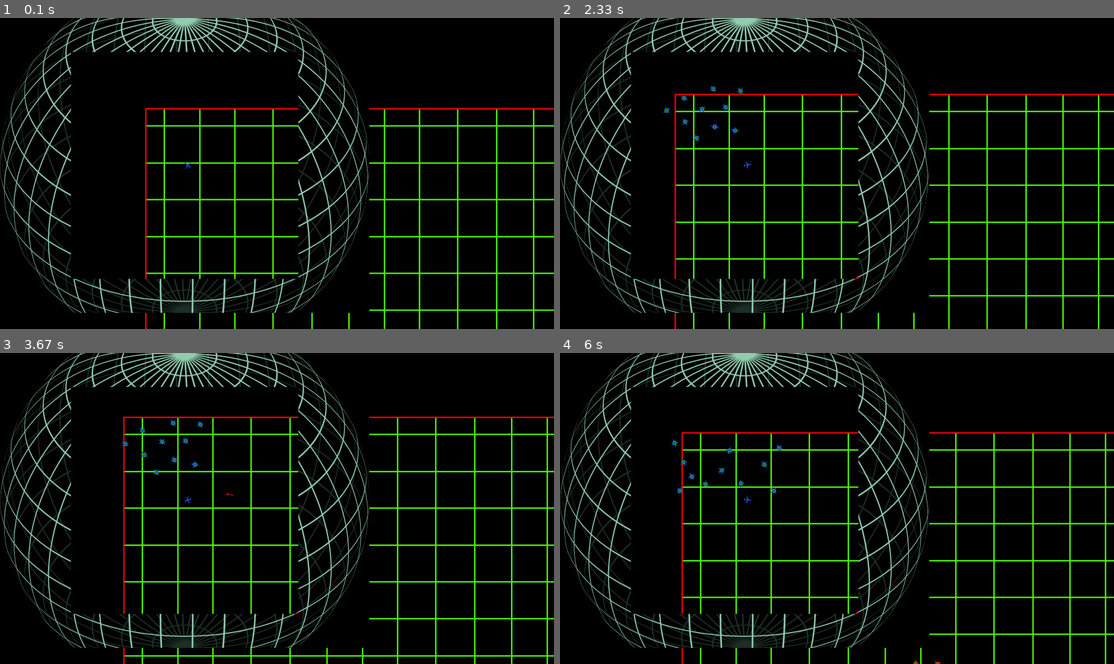
Above: before the commit, frames 1-4 (two rows, left to right).
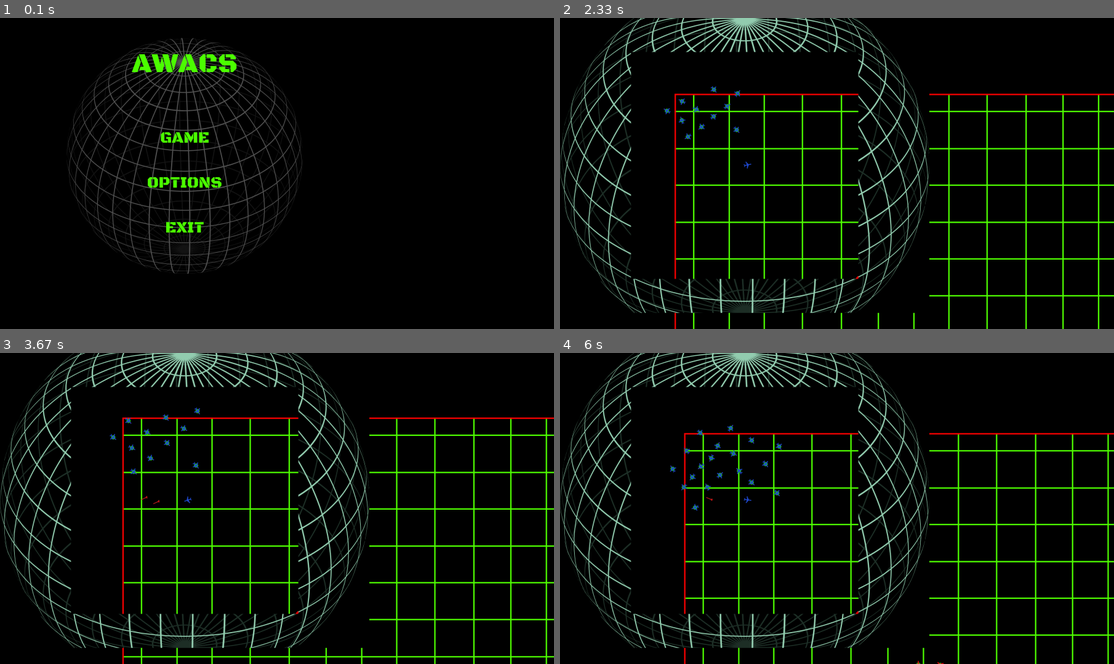
Above: after the commit, the same moments.

Repository: Mi-LeV/AWACS
Game: pygame game, started from main.py
The game is run twice, just before and just after one commit, with the same random seed, the same clock (stepped at 60 frames per second) and the same inputs.
Inputs (mouse positions are in pixels of both pictures, inside the frame that each line leads up to):
- Up to frame 1 (0.1 s): no input
- Up to frame 2 (2.33 s): click (742, 136) at 0.38 s; tap B at 0.67, 1.07, 1.37 s; hold N 1-1.47 s; move the mouse to (637, 164) at 1.03 s; tap K at 1.5, 2.32 s; press the mouse at (654, 204) at 1.87 s; move the mouse to (803, 161) at 1.97 s; release the mouse at (953, 117) at 2.1 s; tap Space at 2.23 s
- Up to frame 3 (3.67 s): tap Space at 2.53 s; press the mouse at (94, 539) at 2.7 s; move the mouse to (105, 514) at 2.8 s; release the mouse at (116, 489) at 2.93 s; press the mouse at (94, 539) at 3.03 s; move the mouse to (260, 539) at 3.13 s; release the mouse at (426, 542) at 3.27 s; press the mouse at (94, 539) at 3.37 s; move the mouse to (99, 533) at 3.47 s; release the mouse at (105, 527) at 3.6 s
- Up to frame 4 (6 s): tap Space at 3.73, 4.07, 4.37, 4.57, 4.87, 5.13, 5.47, 5.9 s; click (726, 533) at 3.77 s; click (1008, 583) at 4.1 s; tap B at 4.15, 5.55 s; click (803, 415) at 4.6 s; tap K at 4.65, 5.98 s; click (698, 561) at 5.17 s; click (632, 452) at 5.5 s; click (1036, 545) at 5.93 s

The runs differ from the first frame. In frame 1, 17% of the frame differs, in the area x 0-100%, y 0-100%; in frame 2, 0.3%; in frame 3, 8.6%; in frame 4, 9.0%.

Commit message:
ajout des options, boucle globale + fix menu et game

Diff:
--- a/classes.py
+++ b/classes.py
@@ -60,7 +60,30 @@
     def spawnGroup(x,y,friendly,number):
         for i in range(number):
             IaPlane(x+randrange(-100,100,30),y+randrange(-100,100,30),friendly)
-
+    @staticmethod
+    def screenReso(format):
+        if var.SCREEN_TYPE == 43:
+            var.SCREEN_LENGHT = 1280
+            var.SCREEN_HEIGHT = 1024
+            return 43
+
+        if var.SCREEN_TYPE == 169:
+            var.SCREEN_LENGHT = 1920
+            var.SCREEN_HEIGHT = 1080
+            return 169
+    @staticmethod
+    def resoSwitch():
+        if var.SCREEN_TYPE == 43:
+            var.SCREEN_TYPE = 169
+            var.SCREEN_LENGHT = 1920
+            var.SCREEN_HEIGHT = 1080
+            return 169
+
+        if var.SCREEN_TYPE == 169:
+            var.SCREEN_TYPE = 43
+            var.SCREEN_LENGHT = 1280
+            var.SCREEN_HEIGHT = 1024
+            return 43
 
 
 class Plane(pygame.sprite.Sprite):
@@ -472,3 +495,16 @@
     def checkclic(self,coords):
         if self.rect.collidepoint(coords):
             exec(self.codeAExec)
+
+class ButtonReso(Button):
+    def __init__(self, image, coords,text, code):
+        super().__init__(image, coords, code)
+        self.text = text
+        self.font = pygame.font.Font('18 ARMY.otf', 40)
+        self.textAff = self.font.render(self.text + str(var.SCREEN_LENGHT)+"x"+str(var.SCREEN_HEIGHT), True, (0,255,0))
+    def tick(self):
+        super().tick()
+        self.textAff = self.font.render(self.text + str(var.SCREEN_LENGHT)+"x"+str(var.SCREEN_HEIGHT), True, (0,255,0))
+
+    def checkclic(self, coords):
+        super().checkclic(coords)
--- a/main.py
+++ b/main.py
@@ -31,172 +31,200 @@
 clock = pygame.time.Clock()
 clock.tick(60)
 
-if var.SCREEN_TYPE == 43:
-    var.SCREEN_LENGHT = 1280
-    var.SCREEN_HEIGHT = 1024
-    overlay = classes.Fond(var.img_overlay43)
-    menu = classes.Fond(var.img_menu43)
-
-if var.SCREEN_TYPE == 169:
-    var.SCREEN_LENGHT = 1920
-    var.SCREEN_HEIGHT = 1080
-    overlay = classes.Fond(var.img_overlay169)
-    menu = classes.Fond(var.img_menu169)
-
-
-
-button1 = classes.Button(var.img_highlbutt,(var.SCREEN_LENGHT/2,var.SCREEN_HEIGHT/2-100),'var.menuLoop=False\nvar.gameLoop=True\n')
-button2 = classes.Button(var.img_highlbutt,(var.SCREEN_LENGHT/2,var.SCREEN_HEIGHT/2+215),'var.menuLoop=False')
-if var.MUSIC:
-    pygame.mixer.init()
-    pygame.mixer.music.load(var.music_top_gun)
-    pygame.mixer.music.play()
-
-while var.menuLoop:
-
-    for event in pygame.event.get():    #On parcours la liste de tous les événements reçus
-        if event.type == QUIT or (event.type == KEYDOWN and event.key == K_ESCAPE):#si on appuie sur la croix de la fenetre ou echap
-            menuLoop = False      #On arrête la boucle
-        if event.type ==MOUSEBUTTONUP and event.button == 1:
-            for bouton in var.buttonList:
-                bouton.checkclic(pygame.mouse.get_pos())
-
-    for objet in var.refreshList:
-        objet.tick()
-    fenetre.blit(menu.image,menu.rect)
-    for bouton in var.buttonList:
-        if bouton.aff:
-            fenetre.blit(bouton.image,bouton.rect)
-    print("menuloop")
-    pygame.display.flip()
-
-##debut des evenements
-var.refreshList = []
-var.buttonList = []
-Player = classes.PlayerPlane(150,200,True)
-fond = classes.Fond(var.img_fond)
-fondNoir = classes.Fond(var.img_fondNoir)
-
-
-if var.MUSIC:
-        pygame.mixer.stop()
-        pygame.mixer.init()
-        pygame.mixer.music.load(var.music_hell_march)
-        pygame.mixer.music.load(var.music_face_the_enemy2)
-        pygame.mixer.music.load(var.music_face_the_enemy1)
-        pygame.mixer.music.load(var.music_bigfoot)
-        pygame.mixer.music.load(var.music_smash)
-        pygame.mixer.music.play()
-
-while var.gameLoop:
-
-    for event in pygame.event.get():    #On parcours la liste de tous les événements reçus
-        if event.type == QUIT or (event.type == KEYDOWN and event.key == K_ESCAPE):#si on appuie sur la croix de la fenetre
-            var.gameLoop = False      #On arrête la boucle
-
-        if event.type == MOUSEBUTTONDOWN and event.button == 1:##clic gauche
-            try:
-                var.playerList[0].shoot()#le 1er player de playerlist tire si la liste est pas vide
-            except IndexError:pass
-        if event.type == KEYDOWN and event.key == K_SPACE:#on crée un nouv player et on le met dans playerlist
-            classes.utility.respawn()
-        if event.type == KEYDOWN and event.key == K_k:#on crée un nouv player et on le met dans playerlist
-            try:var.playerList[0].delete()
-            except IndexError:pass
-        if event.type == KEYDOWN and event.key == K_n:
-            classes.utility.spawnGroup(1000,1000,False,5)
-        if event.type == KEYDOWN and event.key == K_b:
-            classes.utility.spawnGroup(100,100,True,5)
-
-
-    for objet in var.refreshList:#boucle de mouvement
-        objet.turn()# on lance la fonction turn de l'objet
-        objet.tick()#on lance la fonction tick de l'objet
-
-
-    for objet in var.refreshList:
-        objet.rect = objet.image.get_rect(center = (objet.x,objet.y))
-        #on remet les co de l'objet à son centre(évite bug de rotate)
-
-    var.hitList = []
-
-
-    for objet in var.refreshList:
-        for objet2 in var.refreshList:#boucle de test hitbox
-            if pygame.sprite.collide_mask(objet,objet2) and objet != objet2:
-                #si 1 touche 2 et 1 différent de 2
-                if not(type(objet)==classes.Missile and objet.creator == objet2 and objet.timeAlive < 5) and not(type(objet2)==classes.Missile and objet2.creator == objet and objet2.timeAlive < 5):
-                    #si 1 et 2 sont pas des missiles dans la phase d'invincibilité touchant leur créateur
-                    var.hitList.append(objet) #on ajoute l'objet 1 à la hitList
-
-    for objet in var.hitList[::-1]:#boucle delete(on déréférence les objets de toute liste pour pouvoir les supprimer)
-        objet.delete()
-
-    for notif in var.refreshNotifList:
-        notif.tick()
-
-
-    ###########rafraichissement, affichage
-
-    sleep(var.DELAI)#delai graphique
-
-
-
-    try:
-        var.playerList[0].camera.update(var.playerList[0])#on update la position de la caméra
-    except IndexError:pass
-
-    #calcul des icones à afficher
-    try:
-        for objet in var.refreshList: #test si un ennemi est hors de vue du joueur
-            if type(objet) != classes.Missile and objet.friendly != var.playerList[0].friendly:
-                newIconList = list(filter(lambda x: x<-10 or x > var.SCREEN_SIZE+10, var.playerList[0].camera.apply(objet.rect)))
-                if newIconList:
-                    classes.Icon(var.playerList[0].camera.apply((objet.x,objet.y)),"ennemy")#creation de l'icone
-
-            #test si un ami est hors de vue du joueur
-            if type(objet) != classes.Missile and objet.friendly == var.playerList[0].friendly:
-                newIconList = list(filter(lambda x: x<-10 or x > var.SCREEN_SIZE+10, var.playerList[0].camera.apply(objet.rect)))
-                if newIconList:
-                    classes.Icon(var.playerList[0].camera.apply((objet.x,objet.y)),"friend")#creation de l'icone
-    except IndexError:pass
-
-    #####fonds, avions,missiles
-
-    try:
-        fenetre.blit(fondNoir.image,var.playerList[0].camera.apply(fondNoir.rect,-var.MAP_LIMITS/2+var.XCAM_MODIF,-var.MAP_LIMITS/2+var.YCAM_MODIF))
-        fenetre.blit(fond.image,var.playerList[0].camera.apply(fond.rect,var.XCAM_MODIF,var.YCAM_MODIF))
-
-
-        for objet in var.refreshList:
-            fenetre.blit(objet.image,var.playerList[0].camera.apply(objet.rect,var.XCAM_MODIF,var.YCAM_MODIF))
-
-    except IndexError:
-
-        fenetre.blit(fondNoir.image,(fondNoir.rect[0]-var.MAP_LIMITS/2,fondNoir.rect[0]-var.MAP_LIMITS/2))
-        fenetre.blit(fond.image,fond.rect)
-
-
-        for objet in var.refreshList:
-            fenetre.blit(objet.image,objet.rect)
-
-
-    #####HUD
-
-    for icon in var.refreshIconlist:
-        fenetre.blit(icon.corps,(icon.x,icon.y))#on affiche les icones
-        icon.delete()#puis on les delete
-
-
-    fenetre.blit(overlay.image,overlay.rect)#affichage image du HUD
-
-
-
-    for notif in var.refreshNotifList:#affichage des notifs
-        fenetre.blit(notif.corps,(var.SCREEN_LENGHT/2-480,var.SCREEN_HEIGHT/2-280))
-
-
-
-    #Rafraichissement
-    pygame.display.flip()
+classes.utility.screenReso(var.SCREEN_TYPE)
+
+while var.globalLoop:
+    if var.menuLoop:
+        var.refreshList = []
+        var.playerList = []
+        var.buttonList = []
+        if var.SCREEN_TYPE==169:
+            menu = classes.Fond(var.img_menu169)
+        else:
+            menu = classes.Fond(var.img_menu43)
+        butGame = classes.Button(var.img_highlbutt,(var.SCREEN_LENGHT/2,var.SCREEN_HEIGHT/2-100),'var.menuLoop=False\nvar.gameLoop=True\n')
+        butOptions = classes.Button(var.img_highlbutt,(var.SCREEN_LENGHT/2,var.SCREEN_HEIGHT/2+60),'var.menuLoop=False\nvar.optionsLoop = True')
+        butExit = classes.Button(var.img_highlbutt,(var.SCREEN_LENGHT/2,var.SCREEN_HEIGHT/2+215),'var.menuLoop=False\nvar.globalLoop=False')
+
+        if var.MUSIC:
+            pygame.mixer.init()
+            pygame.mixer.music.load(var.music_top_gun)
+            pygame.mixer.music.play()
+
+    while var.menuLoop:
+
+        for event in pygame.event.get():    #On parcours la liste de tous les événements reçus
+            if event.type == QUIT or (event.type == KEYDOWN and event.key == K_ESCAPE):#si on appuie sur la croix de la fenetre ou echap
+                var.menuLoop = False      #On arrête la boucle
+                var.globalLoop = False
+            if event.type ==MOUSEBUTTONUP and event.button == 1:
+                for bouton in var.buttonList:
+                    bouton.checkclic(pygame.mouse.get_pos())
+
+        for objet in var.refreshList:
+            objet.tick()
+        fenetre.blit(menu.image,menu.rect)
+        for bouton in var.buttonList:
+            if bouton.aff:
+                fenetre.blit(bouton.image,bouton.rect)
+        pygame.display.flip()
+
+    if var.optionsLoop:
+        var.refreshList = []
+        var.buttonList = []
+        butReso = classes.ButtonReso(var.img_highlbutt,(var.SCREEN_LENGHT/2,var.SCREEN_HEIGHT/2-100),"Definition : ",'utility.resoSwitch()')
+        butMenu = classes.Button(var.img_highlbutt,(var.SCREEN_LENGHT/2,var.SCREEN_HEIGHT/2+215),'var.optionsLoop=False\nvar.menuLoop=True')
+
+    while var.optionsLoop:
+        for event in pygame.event.get():    #On parcours la liste de tous les événements reçus
+            if event.type == QUIT or (event.type == KEYDOWN and event.key == K_ESCAPE):#si on appuie sur la croix de la fenetre ou echap
+                var.optionsLoop = False      #On arrête la boucle
+                var.menuLoop = True
+            if event.type ==MOUSEBUTTONUP and event.button == 1:
+                for bouton in var.buttonList:
+                    bouton.checkclic(pygame.mouse.get_pos())
+
+        for objet in var.refreshList:
+            objet.tick()
+        fenetre.blit(menu.image,menu.rect)
+        for bouton in var.buttonList:
+            if bouton.aff:
+                fenetre.blit(bouton.image,bouton.rect)
+            if type(bouton) == classes.ButtonReso:
+                fenetre.blit(bouton.textAff,(bouton.rect[0]-50,bouton.rect[1]+100))
+        pygame.display.flip()
+
+    ##debut des evenements gameloop
+    if var.gameLoop:
+        var.refreshList = []
+        var.buttonList = []
+        if var.SCREEN_TYPE==169:
+            overlay = classes.Fond(var.img_overlay169)
+        else:
+            overlay = classes.Fond(var.img_overlay43)
+        Player = classes.PlayerPlane(150,200,True)
+        fond = classes.Fond(var.img_fond)
+        fondNoir = classes.Fond(var.img_fondNoir)
+        if var.MUSIC:
+                pygame.mixer.stop()
+                pygame.mixer.init()
+                pygame.mixer.music.load(var.music_hell_march)
+                pygame.mixer.music.load(var.music_face_the_enemy2)
+                pygame.mixer.music.load(var.music_face_the_enemy1)
+                pygame.mixer.music.load(var.music_bigfoot)
+                pygame.mixer.music.load(var.music_smash)
+                pygame.mixer.music.play()
+
+    while var.gameLoop:
+
+        for event in pygame.event.get():    #On parcours la liste de tous les événements reçus
+            if event.type == QUIT or (event.type == KEYDOWN and event.key == K_ESCAPE):#si on appuie sur la croix de la fenetre
+                var.gameLoop = False      #On arrête la boucle
+                var.menuLoop = True
+
+            if event.type == MOUSEBUTTONDOWN and event.button == 1:##clic gauche
+                try:
+                    var.playerList[0].shoot()#le 1er player de playerlist tire si la liste est pas vide
+                except IndexError:pass
+            if event.type == KEYDOWN and event.key == K_SPACE:#on crée un nouv player et on le met dans playerlist
+                classes.utility.respawn()
+            if event.type == KEYDOWN and event.key == K_k:#on crée un nouv player et on le met dans playerlist
+                try:var.playerList[0].delete()
+                except IndexError:pass
+            if event.type == KEYDOWN and event.key == K_n:
+                classes.utility.spawnGroup(1000,1000,False,5)
+            if event.type == KEYDOWN and event.key == K_b:
+                classes.utility.spawnGroup(100,100,True,5)
+
+
+        for objet in var.refreshList:#boucle de mouvement
+            objet.turn()# on lance la fonction turn de l'objet
+            objet.tick()#on lance la fonction tick de l'objet
+
+
+        for objet in var.refreshList:
+            objet.rect = objet.image.get_rect(center = (objet.x,objet.y))
+            #on remet les co de l'objet à son centre(évite bug de rotate)
+
+        var.hitList = []
+
+
+        for objet in var.refreshList:
+            for objet2 in var.refreshList:#boucle de test hitbox
+                if pygame.sprite.collide_mask(objet,objet2) and objet != objet2:
+                    #si 1 touche 2 et 1 différent de 2
+                    if not(type(objet)==classes.Missile and objet.creator == objet2 and objet.timeAlive < 5) and not(type(objet2)==classes.Missile and objet2.creator == objet and objet2.timeAlive < 5):
+                        #si 1 et 2 sont pas des missiles dans la phase d'invincibilité touchant leur créateur
+                        var.hitList.append(objet) #on ajoute l'objet 1 à la hitList
+
+        for objet in var.hitList[::-1]:#boucle delete(on déréférence les objets de toute liste pour pouvoir les supprimer)
+            objet.delete()
+
+        for notif in var.refreshNotifList:
+            notif.tick()
+
+
+        ###########rafraichissement, affichage
+
+        sleep(var.DELAI)#delai graphique
+
+
+
+        try:
+            var.playerList[0].camera.update(var.playerList[0])#on update la position de la caméra
+        except IndexError:pass
+
+        #calcul des icones à afficher
+        try:
+            for objet in var.refreshList: #test si un ennemi est hors de vue du joueur
+                if type(objet) != classes.Missile and objet.friendly != var.playerList[0].friendly:
+                    newIconList = list(filter(lambda x: x<-10 or x > var.SCREEN_SIZE+10, var.playerList[0].camera.apply(objet.rect)))
+                    if newIconList:
+                        classes.Icon(var.playerList[0].camera.apply((objet.x,objet.y)),"ennemy")#creation de l'icone
+
+                #test si un ami est hors de vue du joueur
+                if type(objet) != classes.Missile and objet.friendly == var.playerList[0].friendly:
+                    newIconList = list(filter(lambda x: x<-10 or x > var.SCREEN_SIZE+10, var.playerList[0].camera.apply(objet.rect)))
+                    if newIconList:
+                        classes.Icon(var.playerList[0].camera.apply((objet.x,objet.y)),"friend")#creation de l'icone
+        except IndexError:pass
+
+        #####fonds, avions,missiles
+
+        try:
+            fenetre.blit(fondNoir.image,var.playerList[0].camera.apply(fondNoir.rect,-var.MAP_LIMITS/2+var.XCAM_MODIF,-var.MAP_LIMITS/2+var.YCAM_MODIF))
+            fenetre.blit(fond.image,var.playerList[0].camera.apply(fond.rect,var.XCAM_MODIF,var.YCAM_MODIF))
+
+
+            for objet in var.refreshList:
+                fenetre.blit(objet.image,var.playerList[0].camera.apply(objet.rect,var.XCAM_MODIF,var.YCAM_MODIF))
+
+        except IndexError:
+
+            fenetre.blit(fondNoir.image,(fondNoir.rect[0]-var.MAP_LIMITS/2,fondNoir.rect[0]-var.MAP_LIMITS/2))
+            fenetre.blit(fond.image,fond.rect)
+
+
+            for objet in var.refreshList:
+                fenetre.blit(objet.image,objet.rect)
+
+
+        #####HUD
+
+        for icon in var.refreshIconlist:
+            fenetre.blit(icon.corps,(icon.x,icon.y))#on affiche les icones
+            icon.delete()#puis on les delete
+
+
+        fenetre.blit(overlay.image,overlay.rect)#affichage image du HUD
+
+
+
+        for notif in var.refreshNotifList:#affichage des notifs
+            fenetre.blit(notif.corps,(var.SCREEN_LENGHT/2-480,var.SCREEN_HEIGHT/2-280))
+
+
+
+        #Rafraichissement
+        pygame.display.flip()
 pygame.quit()
--- a/variables.py
+++ b/variables.py
@@ -6,11 +6,13 @@
 YCAM_MODIF = 110
 SCREEN_LENGHT = 0
 SCREEN_HEIGHT = 0
-MUSIC = True
+MUSIC = False
 FULLSCREEN = True
 
-menuLoop = False
-gameLoop = True
+globalLoop = True
+menuLoop = True
+gameLoop = False
+optionsLoop = False
 refreshList = []
 hitList = []
 playerList = []
@@ -24,6 +26,7 @@
 img_overlay169 = 'images/img_overlay169.png'
 img_menu169 = 'images/img_titre169.png'
 img_menu43 = 'images/img_titre43.png'
+
 img_highlbutt = 'images/img_highlightbutt.png'
 
 img_iconEnnemy = 'images/img_iconEnnemy.png'
